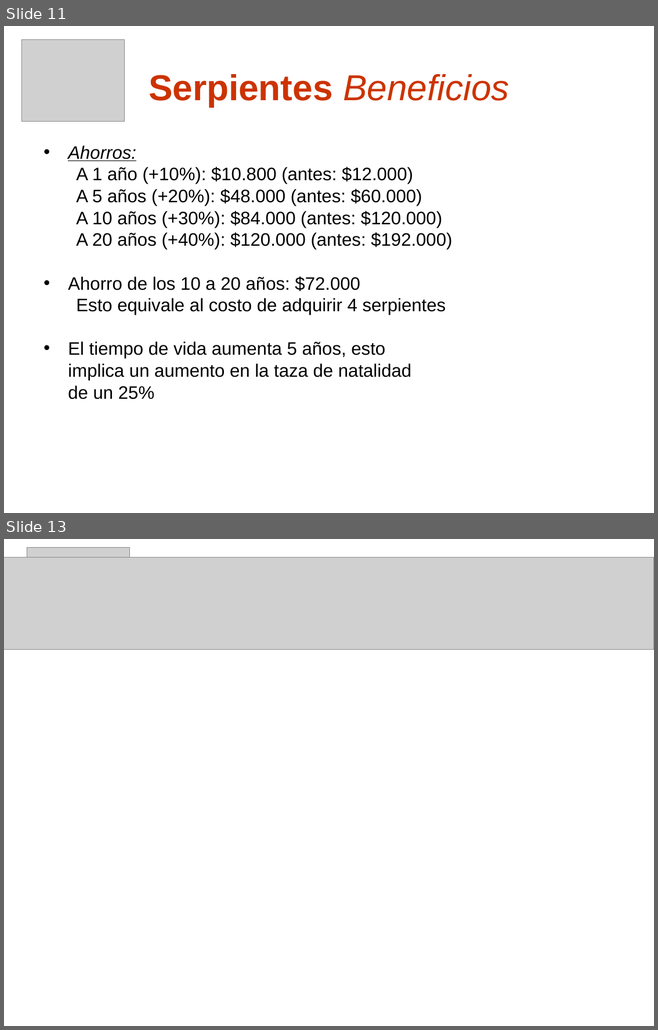
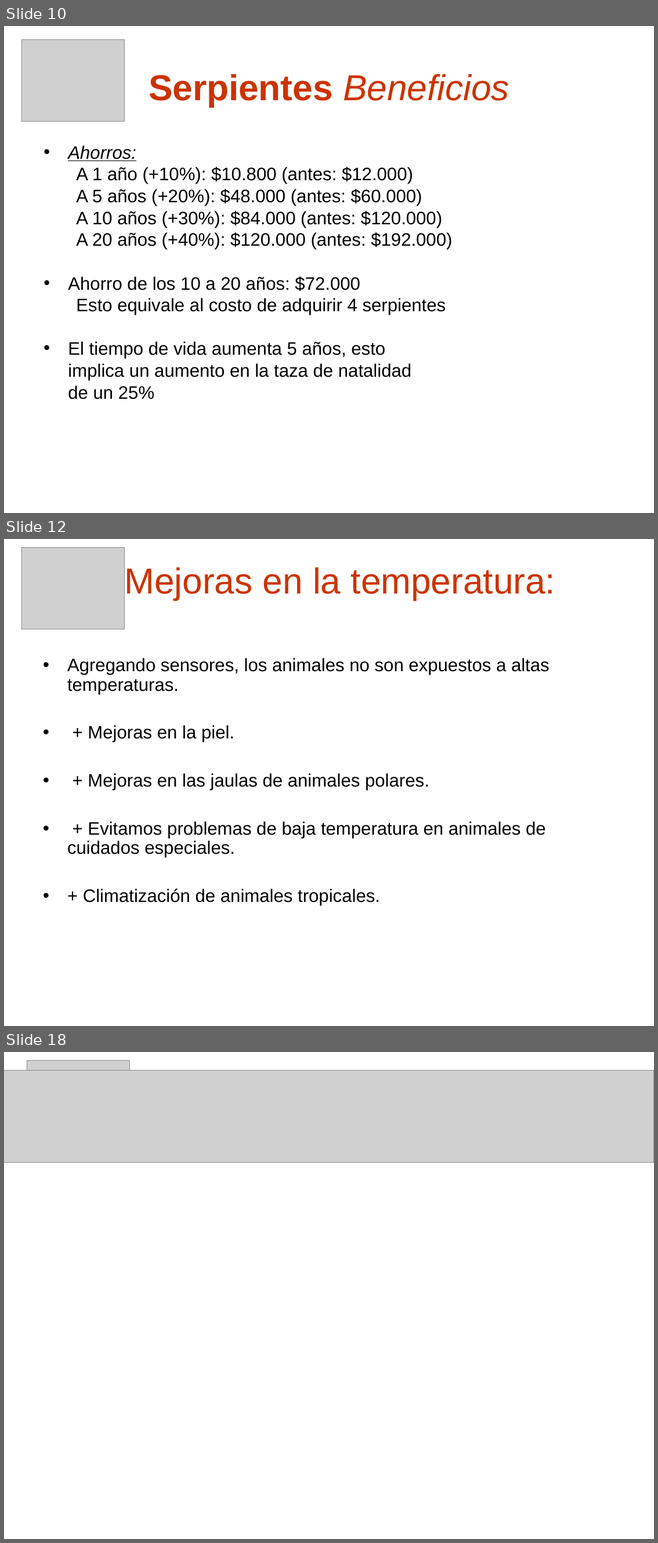
Before and after one commit to nicohen/taller-desarrollo-proyectos-i, a slide deck: Presentaciones/Demo Gerencial.ppt. Shown one above the other, each under a label of ours: slides 11 and 13 before the commit, slides 10, 12 and 18 after it; the slides between them are not shown. The pictures are 658x1030 and 658x1543 pixels, drawn with LibreOffice and Linux fonts; fonts in the diff are those of the drawing; grey boxes stand for pictures; background and template pictures are left out. Boxes give left, top, right and bottom in pixels: in the first picture for what was removed or moved away, otherwise in the second. Text is boxed around its words. In the diff, an @@ line names an element or a change of style, - is before the commit and + after.

```diff
--- a/Presentaciones/Demo Gerencial.ppt
+++ b/Presentaciones/Demo Gerencial.ppt
@@ slide 12 added at [4, 539, 654, 1026], background picture (left out) @@
@@ picture added at [21, 548, 124, 629] @@
@@ title added at [124, 565, 555, 600], 40 pt, text #CC3300 @@
+Mejoras en la temperatura:
@@ text added at [67, 658, 549, 906], 20 pt, text #000000 @@
+• Agregando sensores, los animales no son expuestos a altas temperaturas.
+• + Mejoras en la piel.
+• + Mejoras en las jaulas de animales polares.
+• + Evitamos problemas de baja temperatura en animales de cuidados especiales.
+• + Climatización de animales tropicales.
@@ what was slide 11 is now slide 10 @@
@@ what was slide 13 is now slide 18 @@
```
Also in this commit, not shown: 10 slides changed, 5 other slides added, 1 slide removed.
